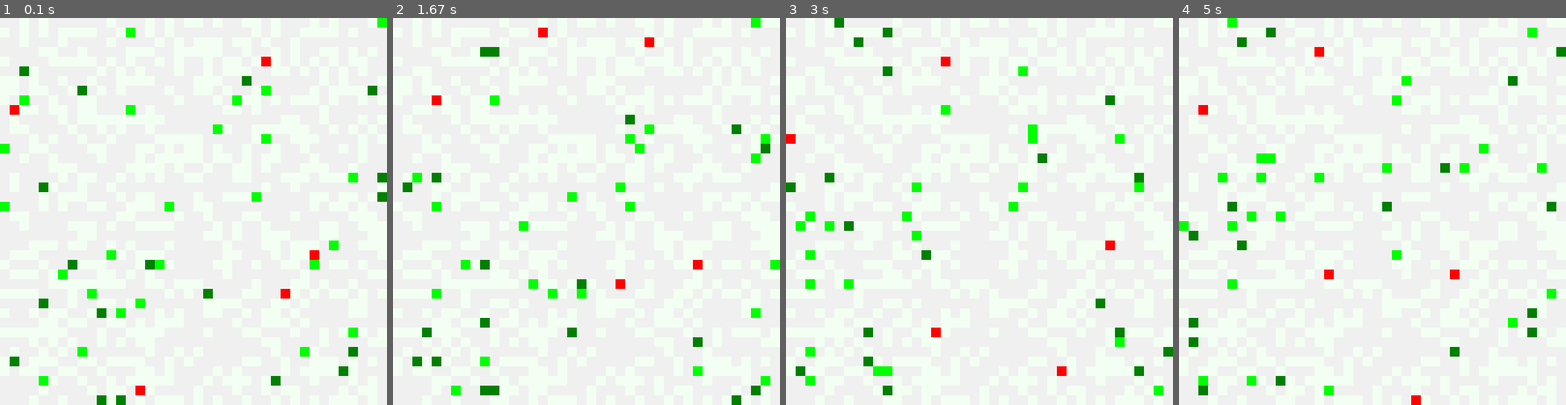
Above: before the commit, frames 1-4 (left to right).
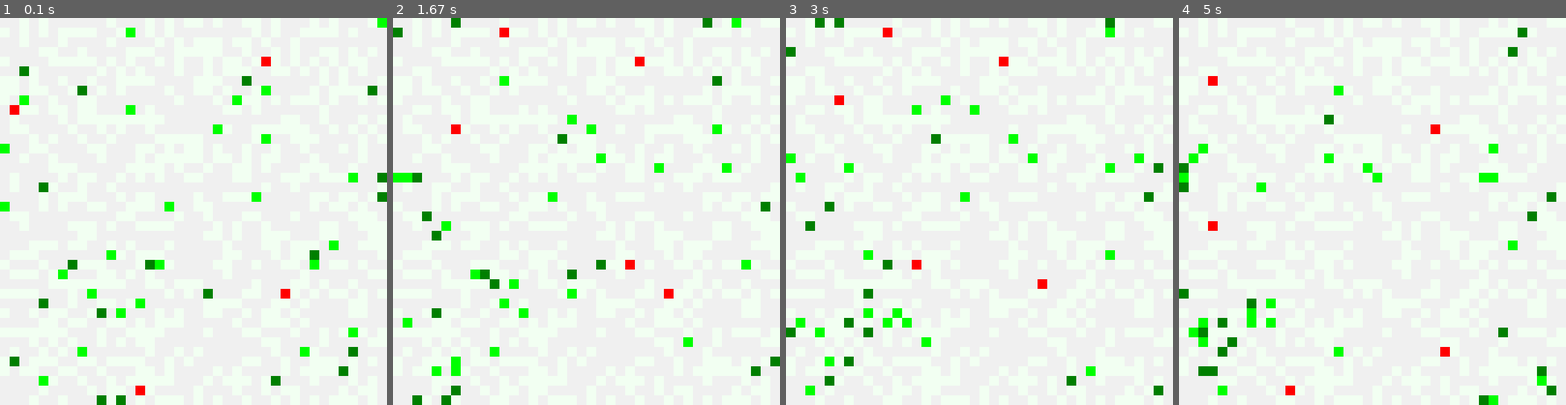
Above: after the commit, the same moments.

Repository: snisarg/263C
Game: pygame game, started from game.py
Two runs of this game, one before a commit and one after it. Both use one fixed random seed, a clock stepped at 60 frames per second and the inputs below. The source is Python 2; it was converted automatically to run under Python 3.
Inputs:
- Up to frame 1 (0.1 s): no input
- Up to frame 2 (1.67 s): no input
- Up to frame 3 (3 s): no input
- Up to frame 4 (5 s): no input

The runs differ from the first frame. In frame 1, less than 0.1% of the frame differs, in the area x 80-83%, y 60-63%; in frame 2, 5.9%, in the area x 0-100%, y 0-100%; in frame 3, 5.5%; in frame 4, 5.8%.

Commit message:
Wait time added after Hard prey fights back

Diff:
--- a/animat.py
+++ b/animat.py
@@ -105,7 +105,7 @@
     def __init__(self, x, y):
         Animat.__init__(self)
         self.position = [x, y]
-        self.energy = 400
+        self.energy = random.randint(400,500)
 
     def move(self, game_clock):
         if game_clock % (config.easy_prey_speed() + 1) == 0:
@@ -139,7 +139,7 @@
     def __init__(self,x,y):
         Animat.__init__(self)
         self.position = [x, y]
-        self.energy = 1000
+        self.energy = random.randint(1000,1200)
 
     def move(self, game_clock):
         if game_clock % (config.hard_prey_speed() + 1) == 0:
@@ -172,6 +172,7 @@
         self.position = [x, y]
         self.energy = random.randint(600,1000)
         self.hunger_threshold = 700
+        self.wait_time = 0
 
     # Returns animat closest to predator's positions
     def __closest_animat(self):
@@ -187,6 +188,14 @@
         if game_clock % (config.predator_speed() + 1) == 0:
             return
 
+        # If predator has lost to the hard prey, make him move randomly until wait_time = 0
+        if self.wait_time > 0:
+            coord = random_walk()
+            while grid.singleton_grid.is_obstacle(coord):
+                coord = random_walk()
+            grid.singleton_world.move_animat(self, coord)
+            return
+
         anim = self.__closest_animat()
         if anim is None:
             coord = None
@@ -213,7 +222,6 @@
         else:
             # Go towards the signal
             pass
-
         grid.singleton_world.move_animat(self, coord)
 
 # -- Battle between two animats is done here!
@@ -225,12 +233,16 @@
                 grid.singleton_world.kill(animat)
                 break
             elif isinstance(animat,HPrey):
-                self.update_energy(400)
-                grid.singleton_world.kill(animat)
+                if self.energy > animat.energy:
+                    self.update_energy(400)
+                    grid.singleton_world.kill(animat)
+                else:
+                    print "Hard fights back at ", animat.position
+                    # Must wait before chasing again
+                    self.wait_time = 10
+                    self.update_energy(-100)
+                    animat.energy -=100
                 break
-            # Can't kill more that one occupant
-
-
 
 
 # --- Return the state of the Animat
@@ -257,3 +269,7 @@
 
     def update_energy(self, amount):
         self.energy += amount
+
+    def reduce_wait(self):
+        if self.wait_time > 0:
+            self.wait_time -= 1
